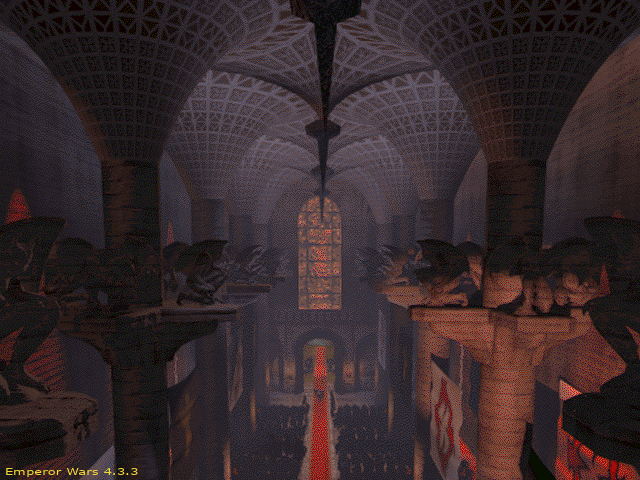
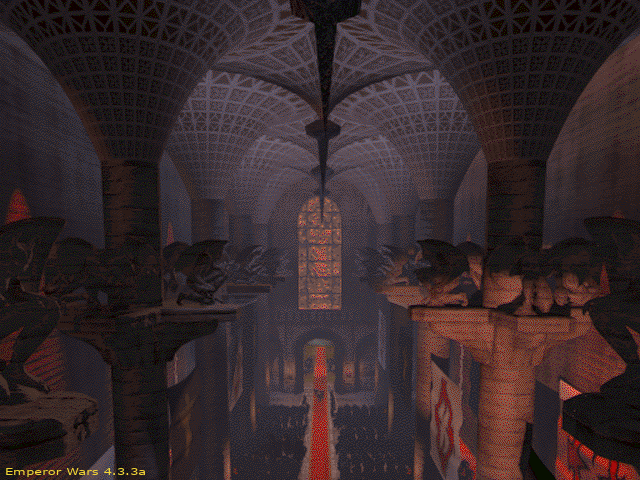
Before/after of a (640, 480) layered artwork. What changed in the layer stack:
renamed "Emperor Wars 4.3.3" to "Emperor Wars 4.3.3a", painted on it over 138, 470, 145, 475
